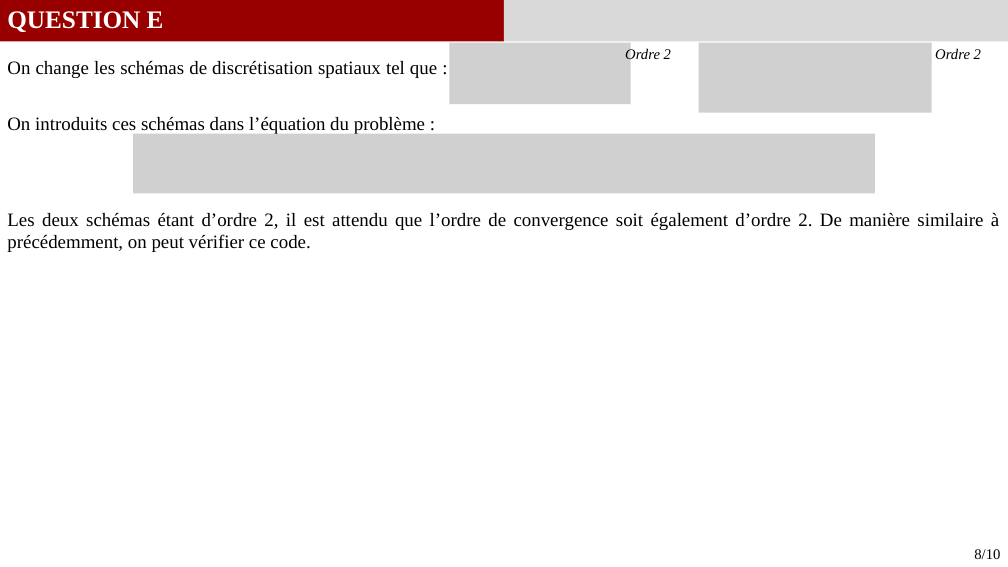
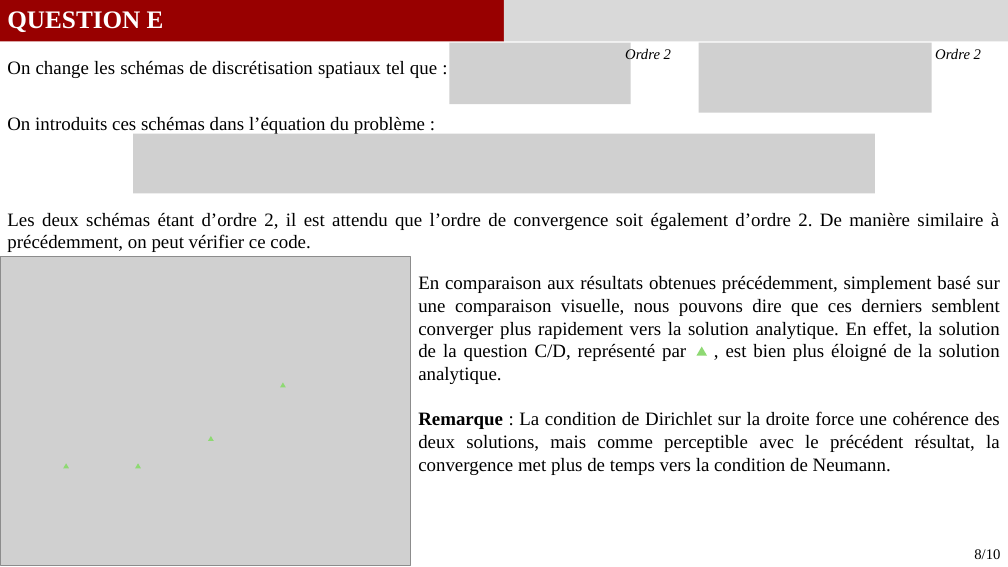
Before and after one commit to GauthierBRUNEL/MEC8211_devoir_2, a slide deck: slide 8 of doc/Rapport_Devoir1.pptx. Drawn at 1008x567 pixels with LibreOffice and Linux fonts; fonts in the diff are those of the drawing; grey boxes stand for pictures. Boxes give left, top, right and bottom in pixels: in the first picture for what was removed or moved away, otherwise in the second. Text is boxed around its words. In the diff, an @@ line names an element or a change of style, - is before the commit and + after.

```diff
--- a/doc/Rapport_Devoir1.pptx
+++ b/doc/Rapport_Devoir1.pptx
@@ picture added at bbox=[0, 257, 411, 566] @@
@@ text added at bbox=[418, 276, 1000, 475], 18 pt, text #000000 @@
+En comparaison aux résultats obtenues précédemment, simplement basé sur une comparaison visuelle, nous pouvons dire que ces derniers semblent converger plus rapidement vers la solution analytique. En effet, la solution de la question C/D, représenté par , est bien plus éloigné de la solution analytique.
+Remarque : La condition de Dirichlet sur la droite force une cohérence des deux solutions, mais comme perceptible avec le précédent résultat, la convergence met plus de temps vers la condition de Neumann.
@@ triangle added at bbox=[696, 346, 707, 355], fill #8ED973 @@
@@ triangle added at bbox=[280, 383, 286, 388], fill #8ED973 @@
@@ triangle added at bbox=[208, 436, 214, 442], fill #8ED973 @@
@@ triangle added at bbox=[64, 464, 70, 469], fill #8ED973 @@
@@ triangle added at bbox=[135, 464, 141, 469], fill #8ED973 @@
```
Also in this commit, not shown: 4 other slides changed, 26 other files.
